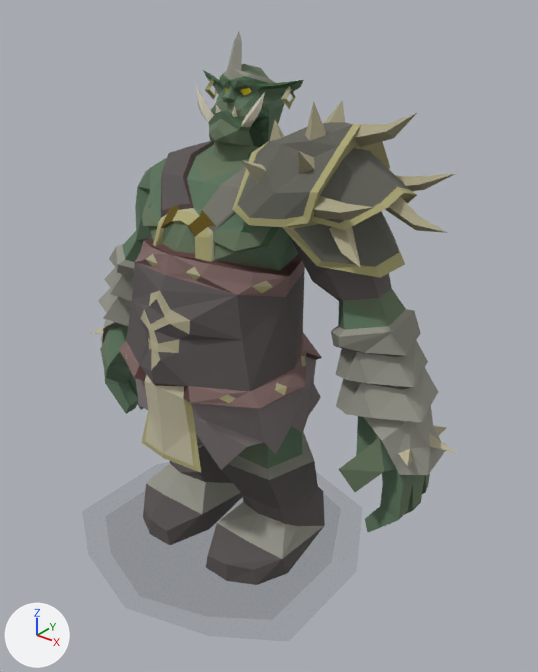
One commit to the glTF model public/models/general-graardor.gltf: the scene before it, then after it.
The view is the same before and after, from a camera (50 mm lens) standing at (494.0, -541.0, 610.0) and looking at (41.0, 25.0, 259.0). Every picture has the same lights, and +X, +Y and +Z are marked at lower left. The picture after the commit comes second. Vertices at exactly the same position are counted once.
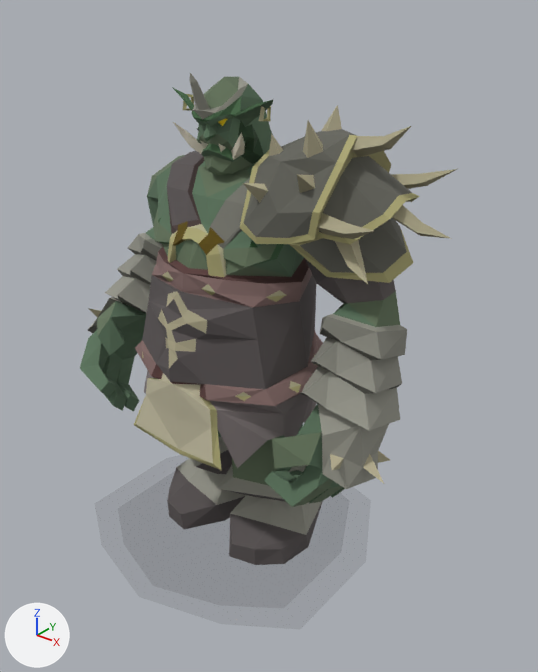
The newer file adds a shape key; the second version is drawn at full value of the shape key 'target_3' of 'Mesh_0', and the change is written as the vertex moves it makes.

The edits, one by one:
me_mesh_0 is used by ob_mesh_0; location (0.0, 0.0, 0.0).
me_mesh_0 had 1001 vertices, 1912 faces and spanned x -259.0..259.0, y -172.0..162.0, z -4.0..563.0.
me_mesh_0 now has 1001 vertices, 1912 faces and spans x -244.0..235.0, y -152.0..182.0, z -4.0..532.0.
me_mesh_0 part 1: the loose piece of 118 vertices spanning x 44.0..206.0, y -51.0..91.0, z 367.0..514.0 is turned 9.9 degrees about the x axis through its middle, then moved by (0.0, 4.0, -8.0).
me_mesh_0 part 2: the loose piece of 9 vertices spanning x 172.0..235.0, y 13.0..33.0, z 411.0..439.0 is turned 10.5 degrees about the x axis through its middle, then moved by (0.0, 7.0, -8.0).
me_mesh_0 part 3: the loose piece of 9 vertices spanning x 142.0..193.0, y -45.0..-2.0, z 390.0..418.0 is multiplied about its middle by the matrix ((1.0, -0.002, 0.013), (0.004, 0.988, -0.157), (-0.012, 0.157, 0.988)), then moved by (0.0, 11.0, -16.0).
me_mesh_0 part 4: 845 of 1001 vertices moved; they spanned x -259.0..259.0, y -109.0..107.0, z 0.0..563.0 and now span x -244.0..214.0, y -87.0..130.0, z -4.0..532.0; mean shift (-4.0, -4.0, -6.0); largest move (-189.0, 6.0, 81.0) -> (-140.0, -68.0, 167.0).
Other edits to the shape of me_mesh_0 do not show in these pictures.

Location of each change, [x1, y1, x2, y2] in pixels of the pictures (538 x 672 px; the box of a moved part takes in the faces that stretch with it):
'Mesh_0', reshaped (11% shorter): before [91, 31, 456, 585]; after [80, 73, 457, 565]
part 1 of me_mesh_0, moved or reshaped: before [232, 100, 456, 278]; after [239, 105, 457, 283]
part 2 of me_mesh_0, moved or reshaped: before [385, 196, 448, 233]; after [392, 205, 452, 239]
part 3 of me_mesh_0, moved or reshaped: before [329, 227, 361, 267]; after [335, 240, 368, 284]
part 4 of me_mesh_0, moved or reshaped: before [91, 31, 456, 585]; after [80, 73, 407, 565]
